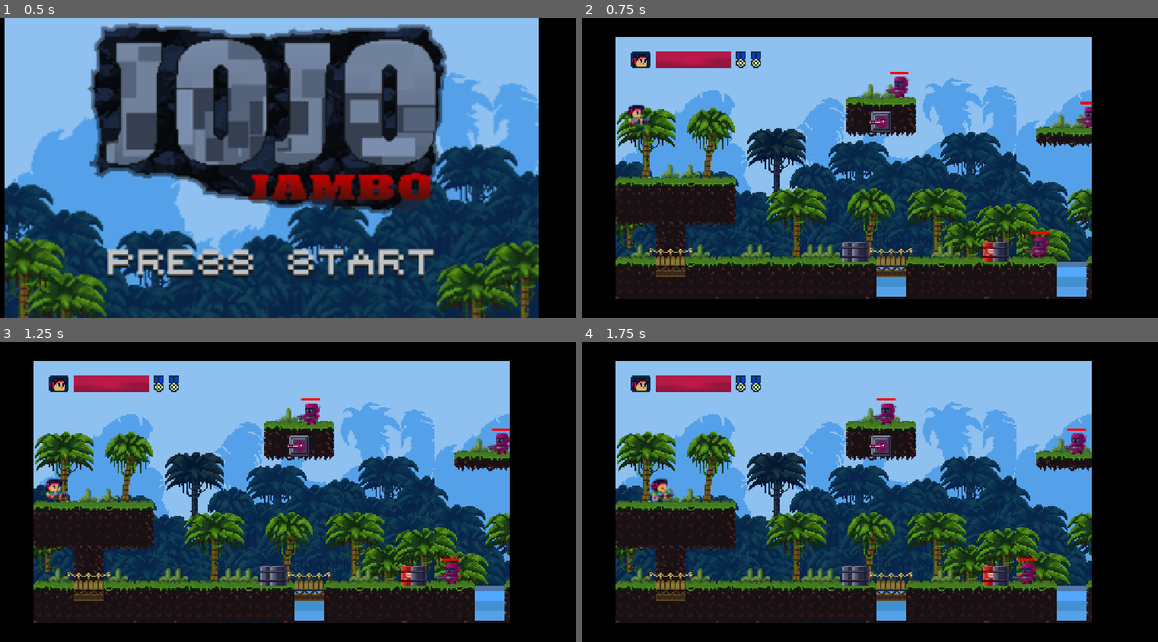
Above: before the commit, frames 1-4 (two rows, left to right).
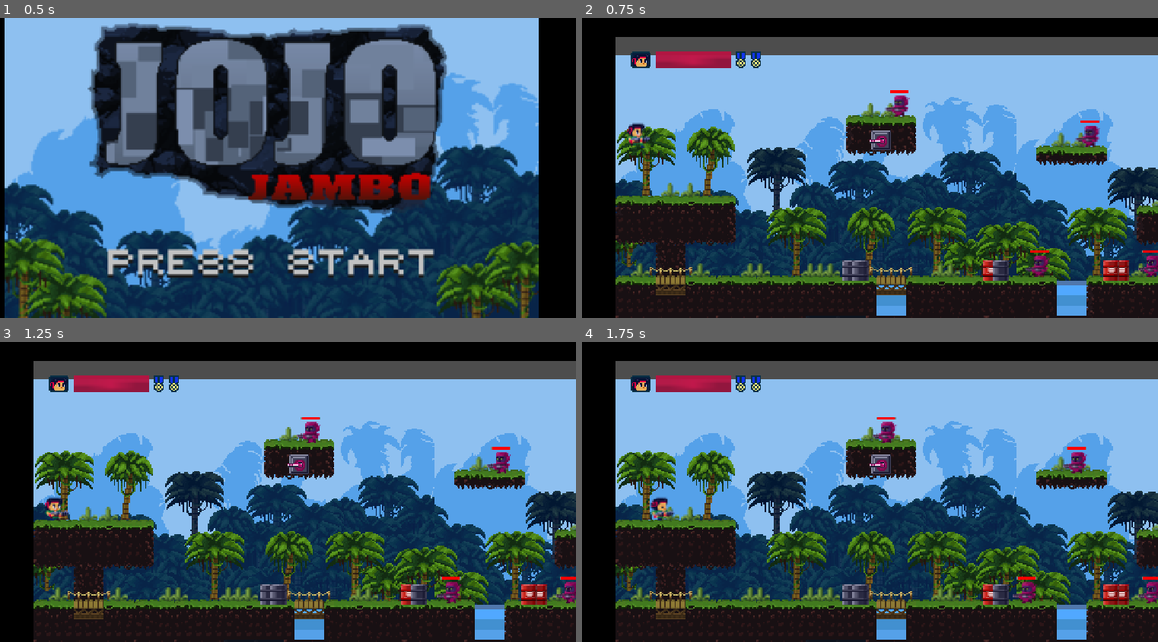
Above: after the commit, the same moments.

Repository: YugeCse/first-blood
Game: Godot game, scene res://scenes/tscns/splash_scene.tscn
The game is run twice, just before and just after one commit, with the same random seed, the same clock (stepped at 60 frames per second) and the same inputs. Sound files missing from this copy of the repository are replaced by a short silence.
Inputs (mouse positions are in pixels of both pictures, inside the frame that each line leads up to):
- Up to frame 1 (0.5 s): no input
- Up to frame 2 (0.75 s): tap Enter (ui_accept) at 0.5 s; move the mouse to (985, 153) at 0.52 s; hold Right (ui_right) from 0.53 s (still down); click (985, 153) at 0.67 s
- Up to frame 3 (1.25 s): keep holding Right (ui_right); tap Enter (ui_accept) at 0.77 s
- Up to frame 4 (1.75 s): release Right (ui_right) at 1.25 s; drag from (731, 507) to (1123, 576) at 1.27 s

Frame 1 is identical in both runs. In frame 2, 50% of the frame differs, in the area x 5-100%, y 6-100%; in frame 3, 50%; in frame 4, 50%.

Commit message:
#更新一些细节逻辑实现

Diff:
--- /dev/null
+++ b/scenes/scripts/main_scene.gd
@@ -0,0 +1,26 @@
+## 主场景
+class_name MainScene extends ColorRect
+
+## 是否运行在手机中，默认：false
+var _is_run_in_mobile: bool = false
+
+## 视窗对象
+@onready
+var viewport: SubViewport = $ViewportContainer/Viewport
+
+## 视窗容器对象
+@onready
+var viewport_container: SubViewportContainer = $ViewportContainer
+
+func _ready() -> void:
+	_is_run_in_mobile =\
+		OS.get_name() in ['Android', 'iOS']
+	if not _is_run_in_mobile:
+		_adjust_viewport_size() #调整视窗尺寸信息
+		get_window().size_changed.connect(_adjust_viewport_size)
+
+## 调整视窗尺寸信息
+func _adjust_viewport_size() -> void:
+	var visible_rect = get_viewport().get_visible_rect()
+	var visible_size = visible_rect.size
+	viewport_container.size = visible_size
--- a/scenes/tscns/main_scene.tscn
+++ b/scenes/tscns/main_scene.tscn
@@ -1,5 +1,6 @@
 [gd_scene format=3 uid="uid://ch2wthxe3euso"]
 
+[ext_resource type="Script" uid="uid://bgsml851ggl8l" path="res://scenes/scripts/main_scene.gd" id="1_aqrb5"]
 [ext_resource type="PackedScene" uid="uid://dr8lwtyx74ix2" path="res://shared/stages/tscns/stage_forest.tscn" id="2_aqrb5"]
 [ext_resource type="PackedScene" uid="uid://dudiaww77be4f" path="res://shared/joystic/virtual_joystic.tscn" id="6_4jd7c"]
 
@@ -10,6 +11,7 @@
 grow_horizontal = 2
 grow_vertical = 2
 color = Color(0, 0, 0, 1)
+script = ExtResource("1_aqrb5")
 
 [node name="ViewportContainer" type="SubViewportContainer" parent="." unique_id=2015315585]
 clip_contents = true
@@ -25,21 +27,22 @@
 offset_bottom = 105.0
 grow_horizontal = 2
 grow_vertical = 2
+stretch = true
 
 [node name="Viewport" type="SubViewport" parent="ViewportContainer" unique_id=738232817]
 handle_input_locally = false
 size = Vector2i(380, 210)
 render_target_update_mode = 4
 
-[node name="StageForest" parent="ViewportContainer/Viewport" unique_id=1177577150 node_paths=PackedStringArray("game_viewport", "game_viewport_container", "joystick") instance=ExtResource("2_aqrb5")]
+[node name="StageForest" parent="ViewportContainer/Viewport" unique_id=1177577150 node_paths=PackedStringArray("joystick", "game_viewport", "game_viewport_container") instance=ExtResource("2_aqrb5")]
 anchors_preset = 15
 anchor_right = 1.0
 anchor_bottom = 1.0
 grow_horizontal = 2
 grow_vertical = 2
+joystick = NodePath("../../../VirtualJoystic")
 game_viewport = NodePath("..")
 game_viewport_container = NodePath("../..")
-joystick = NodePath("../../../VirtualJoystic")
 
 [node name="VirtualJoystic" parent="." unique_id=1620645665 instance=ExtResource("6_4jd7c")]
 visible = false
--- a/shared/stages/scripts/stage_forest.gd
+++ b/shared/stages/scripts/stage_forest.gd
@@ -6,6 +6,18 @@
 
 ## 是否调用了game-over
 var is_game_over: bool = false
+
+## 游戏摇杆
+@export
+var joystick: VirtualJoystick
+
+## 游戏视窗
+@export
+var game_viewport: SubViewport
+
+## 游戏视窗容器
+@export
+var game_viewport_container: SubViewportContainer
 
 ## HUD显示控件对象
 @export
@@ -18,16 +30,6 @@
 ## 玩家生命进度条对象
 @export
 var player_life_progress_bar: TextureProgressBar
-
-@export
-var game_viewport: SubViewport
-
-@export
-var game_viewport_container: SubViewportContainer
-
-## 游戏摇杆
-@export
-var joystick: VirtualJoystick
 
 ## 玩家场景资源包
 @onready
